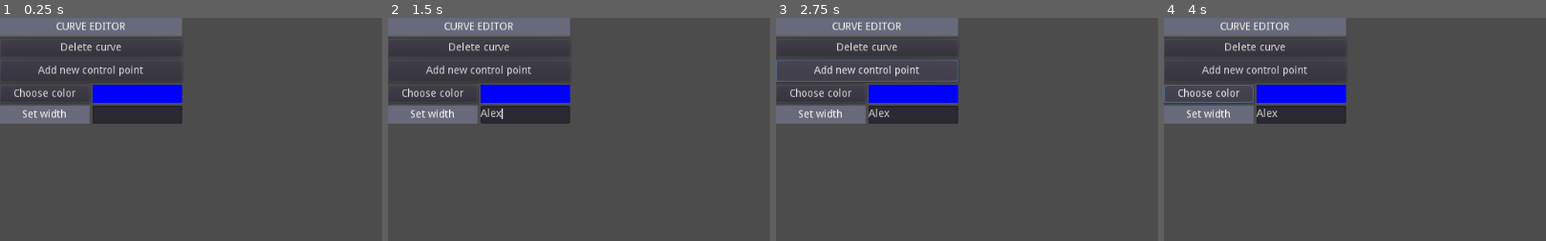
Above: before the commit, frames 1-4 (left to right).
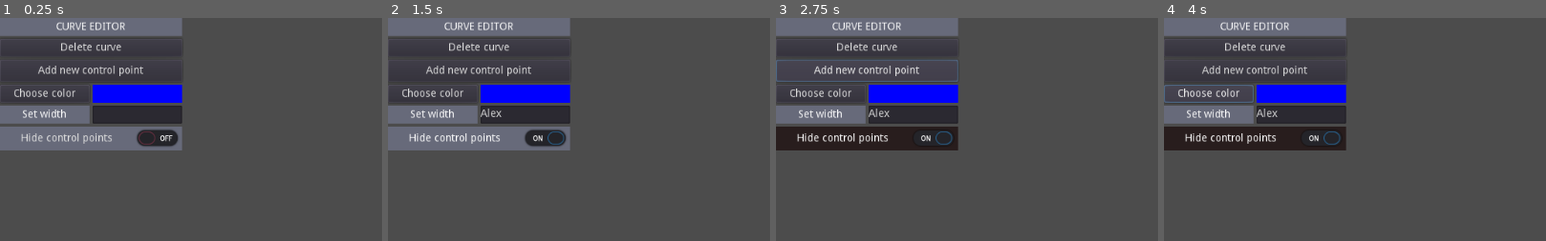
Above: after the commit, the same moments.

Repository: ZucchiniKing12/BezCurveMaker
Game: Godot game, scene res://Main/Main.tscn
The game is run twice, just before and just after one commit, with the same random seed, the same clock (stepped at 60 frames per second) and the same inputs.
Inputs (mouse positions are % of the whole screen's width and height, from its top left):
- Up to frame 1 (0.25 s): no input
- Up to frame 2 (1.5 s): click (18, 22) at 0.52 s; type "Alex" at 0.6 s; click (12, 27) at 1.25 s, where only the run after the commit has a clickable "Hide control points"
- Up to frame 3 (2.75 s): click "Add new control point" at 2 s
- Up to frame 4 (4 s): click "Add new control point" at 2.75 s; click "Choose color" at 3.5 s
The pictures show only the part of the screen within x 0-50%, y 0-50%; the shares and areas given below are measured in that part.

The runs differ from the first frame. In frame 1, 5.0% of the frame differs, in the area x 0-48%, y 48-60%; in frame 2, 5.0%, in the area x 0-48%, y 39-60%; in frame 3, 4.9%; in frame 4, 4.9%.
Error in both runs: Invalid set index 'width' (on base: 'Nil') with value of type 'float'. (res://UI/EditMenu/CurveEditor.gd:86)

Commit message:
Control points can now be hidden for prettier screenshots

Diff:
--- a/BezCurve/BezCurve.gd
+++ b/BezCurve/BezCurve.gd
@@ -76,6 +76,13 @@
 	if editing:
 		editing = false
 
+func _on_hide_points(isHiding):
+	$EditButton.visible = !isHiding
+	for point in endpoints:
+		point.get_node('DragButton').visible = !isHiding
+	for point in anchors:
+		point.get_node('DragButton').visible = !isHiding
+
 func update_button():
 	if len(endpoints) != 2:
 		return
--- a/BezCurve/RenderConfig.gd
+++ b/BezCurve/RenderConfig.gd
@@ -30,5 +30,5 @@
 
 signal render_config_changed
 
-func request_change(type, new, old):
+func request_change(_type, _new, _old):
 	emit_signal('render_config_changed')
--- a/Main/Main.gd
+++ b/Main/Main.gd
@@ -1,9 +1,8 @@
 extends Node2D
 
 func _ready():
-	# add the editor as a child so we can see it in the viewport
-	add_child(CurveEditor)
 	CurveEditor.set_position(Vector2(0, 0))
+	CurveEditor.get_node('HidePointsButton').connect('pressed', self, '_on_hide_points_pressed')
 
 func _input(event):
 	if event is InputEventMouseButton:
@@ -28,7 +27,12 @@
 func register(curve: BezCurve):
 	render_configs[curve.render_config.name] = curve.render_config
 	curve.render_config.connect('render_config_changed', self, '_on_render_config_changed')
-	curve.render_config.connect('tree_exiting', self, '_on_config_exiting')
+	connect('hide_points', curve, '_on_hide_points')
+
+signal hide_points
+
+func _on_hide_points_pressed():
+	emit_signal('hide_points', CurveEditor.get_node('HidePointsButton').pressed)
 
 func _on_render_config_changed():
 	update()
--- a/UI/EditMenu/CurveEditor.tscn
+++ b/UI/EditMenu/CurveEditor.tscn
@@ -1,7 +1,10 @@
-[gd_scene load_steps=3 format=2]
+[gd_scene load_steps=4 format=2]
 
 [ext_resource path="res://UI/EditMenu/CurveEditor.gd" type="Script" id=1]
 [ext_resource path="res://UI/Backcolor.tres" type="StyleBox" id=2]
+
+[sub_resource type="StyleBoxFlat" id=1]
+bg_color = Color( 0.160784, 0.117647, 0.117647, 1 )
 
 [node name="CurveEditor" type="VBoxContainer"]
 anchor_right = 0.234
@@ -75,3 +78,17 @@
 margin_right = 244.0
 margin_bottom = 24.0
 rect_min_size = Vector2( 120, 24 )
+
+[node name="HidePointsButton" type="CheckButton" parent="."]
+margin_top = 146.0
+margin_right = 244.0
+margin_bottom = 178.0
+custom_styles/hover = ExtResource( 2 )
+custom_styles/pressed = SubResource( 1 )
+custom_styles/focus = ExtResource( 2 )
+custom_styles/disabled = ExtResource( 2 )
+custom_styles/hover_pressed = ExtResource( 2 )
+custom_styles/normal = ExtResource( 2 )
+text = "Hide control points"
+align = 1
+icon_align = 2
